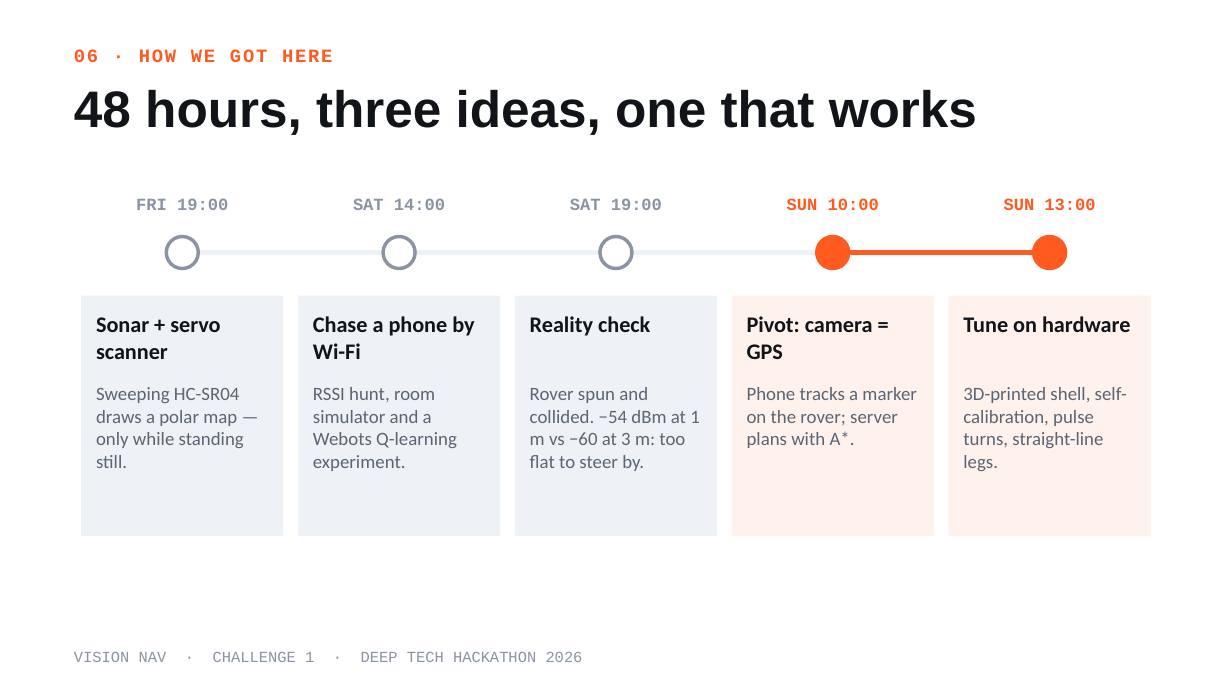
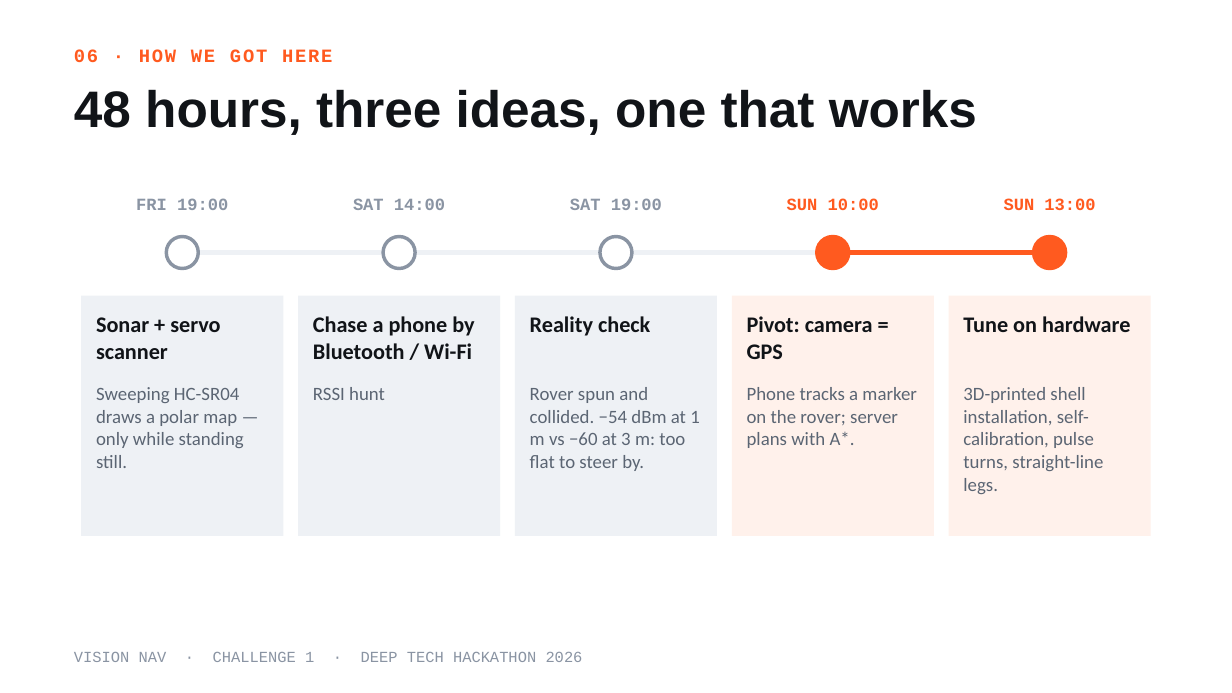
Before and after one commit to MainTechAI/Deep-Tech-Hackathon, a slide deck: slide 7 of CoolRover_presentation.pptx. Drawn at 1232x693 pixels with LibreOffice and Linux fonts; fonts in the diff are those of the drawing. Boxes give left, top, right and bottom in pixels: in the first picture for what was removed or moved away, otherwise in the second. Text is boxed around its words. In the diff, an @@ line names an element or a change of style, - is before the commit and + after.

Commit message:
{resentation + video

```diff
--- a/CoolRover_presentation.pptx
+++ b/CoolRover_presentation.pptx
@@ text at box(313, 316, 474, 359): text changed @@
-Chase a phone by Wi-Fi
+Chase a phone by Bluetooth / Wi-Fi
@@ text at box(313, 387, 385, 400): text changed @@
-RSSI hunt, room simulator and a Webots Q-learning experiment.
+RSSI hunt
@@ text at box(963, 387, 1103, 494): text changed @@
-3D-printed shell, self-calibration, pulse turns, straight-line legs.
+3D-printed shell installation, self-calibration, pulse turns, straight-line legs.
```
